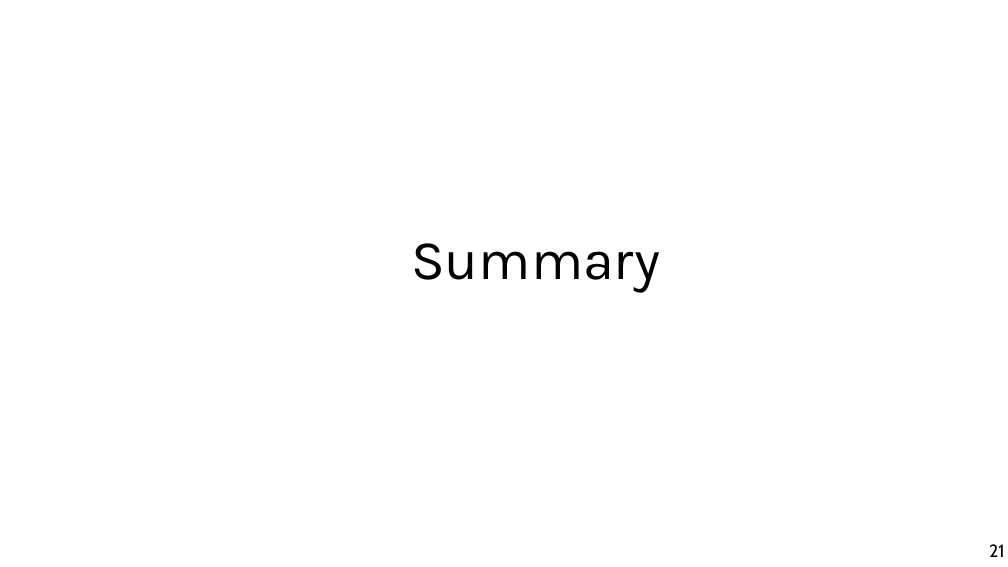
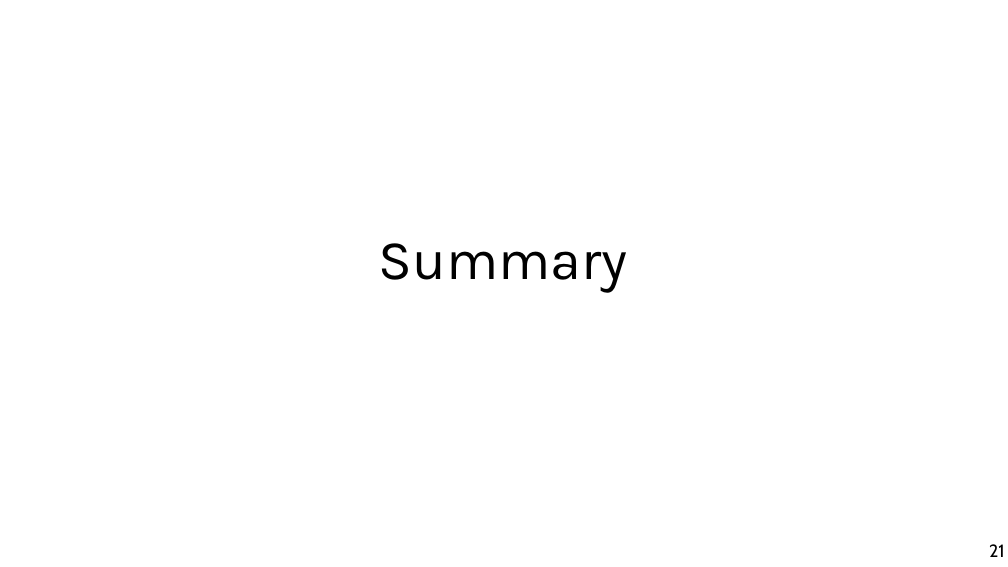
Before and after one commit to chatox/data-mining-course, a slide deck: slide 21 of theory/odp/tt17_interaction_based_recommenders.odp. Drawn at 1008x567 pixels with LibreOffice and Linux fonts; fonts in the diff are those of the drawing. Boxes give left, top, right and bottom in pixels: in the first picture for what was removed or moved away, otherwise in the second. Text is boxed around its words. In the diff, an @@ line names an element or a change of style, - is before the commit and + after.

```diff
--- a/theory/odp/tt17_interaction_based_recommenders.odp
+++ b/theory/odp/tt17_interaction_based_recommenders.odp
@@ title "Summary": place and size @@
-title "Summary" at (411, 243, 660, 293)
+title "Summary" at (379, 243, 628, 293)
```
Also in this commit, not shown: 12 other slides changed, 4 other files.
